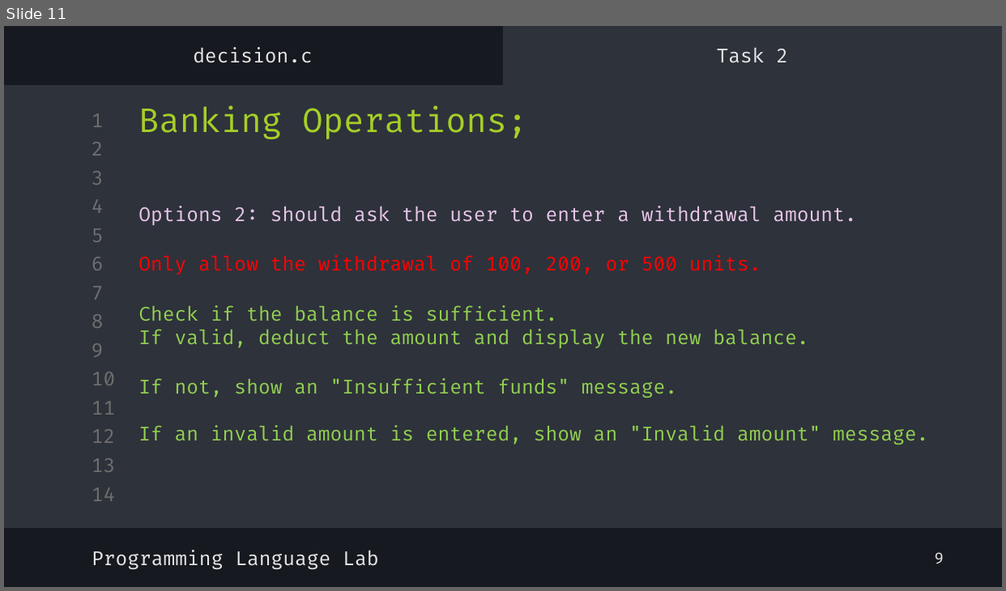
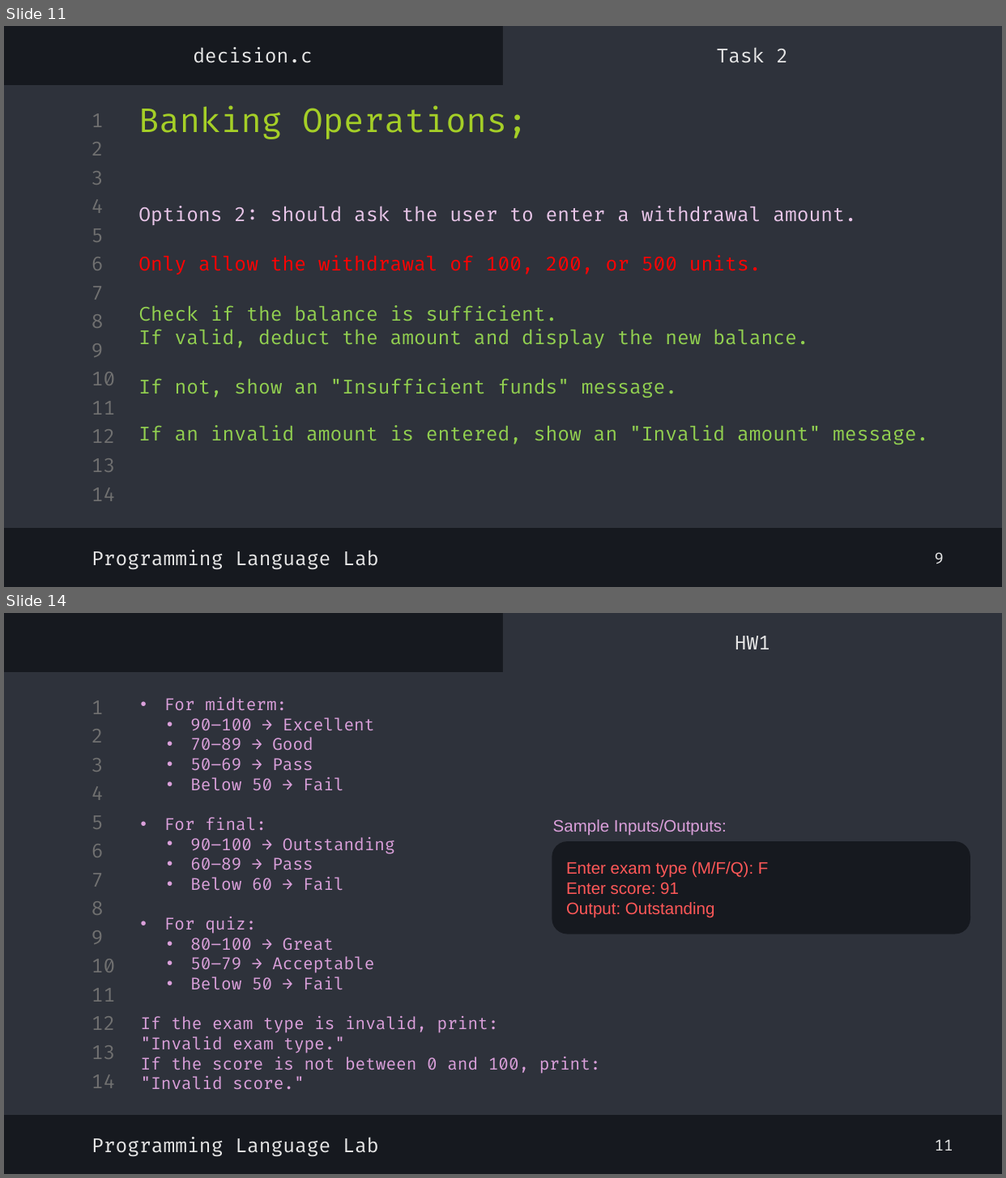
Before and after one commit to shayan-naghizadeh/C-Lab-AUT, a slide deck: slides/4.Decision/Decision.pptx. Shown one above the other, each under a label of ours: slide 11 before the commit, slides 11 and 14 after it; the slides between them are not shown. The pictures are 1006x591 and 1006x1178 pixels, drawn with LibreOffice and Linux fonts; fonts in the diff are those of the drawing. Boxes give left, top, right and bottom in pixels: in the first picture for what was removed or moved away, otherwise in the second. Text is boxed around its words. In the diff, an @@ line names an element or a change of style, - is before the commit and + after.

```diff
--- a/slides/4.Decision/Decision.pptx
+++ b/slides/4.Decision/Decision.pptx
@@ slide 14 added at (x1=4, y1=613, x2=1002, y2=1174), background #16191F; not listed: 16 template elements that a slide beside it also shows @@
@@ subtitle added at (x1=735, y1=636, x2=770, y2=649), 14 pt, text #E7E7E7 @@
+HW1
@@ text added at (x1=141, y1=717, x2=601, y2=1089), 12 pt, text #DBA0DB @@
+• For midterm:
+  • 90–100 → Excellent
+  • 70–89 → Good
+  • 50–69 → Pass
+  • Below 50 → Fail
+• For final:
+  • 90–100 → Outstanding
+  • 60–89 → Pass
+  • Below 60 → Fail
+• For quiz:
+  • 80–100 → Great
+  • 50–79 → Acceptable
+  • Below 50 → Fail
+If the exam type is invalid, print:
+"Invalid exam type."
+If the score is not between 0 and 100, print:
+"Invalid score."
@@ text added at (x1=553, y1=820, x2=727, y2=836), 12 pt, text #DBA0DB @@
+Sample Inputs/Outputs:
@@ rounded rectangle added at (x1=552, y1=841, x2=970, y2=935), fill #16191F, 12 pt, text #FF5858 @@
+Enter exam type (M/F/Q): F
+Enter score: 91
+Output: Outstanding
@@ subtitle added at (x1=91, y1=1137, x2=378, y2=1157), 14 pt, text #E7E7E7 @@
+Programming Language Lab
@@ text added at (x1=935, y1=1139, x2=953, y2=1151), 11 pt, text #E7E7E7 @@
+11
```
Also in this commit, not shown: 1 slide changed, 1 other slide added, 6 other files.
